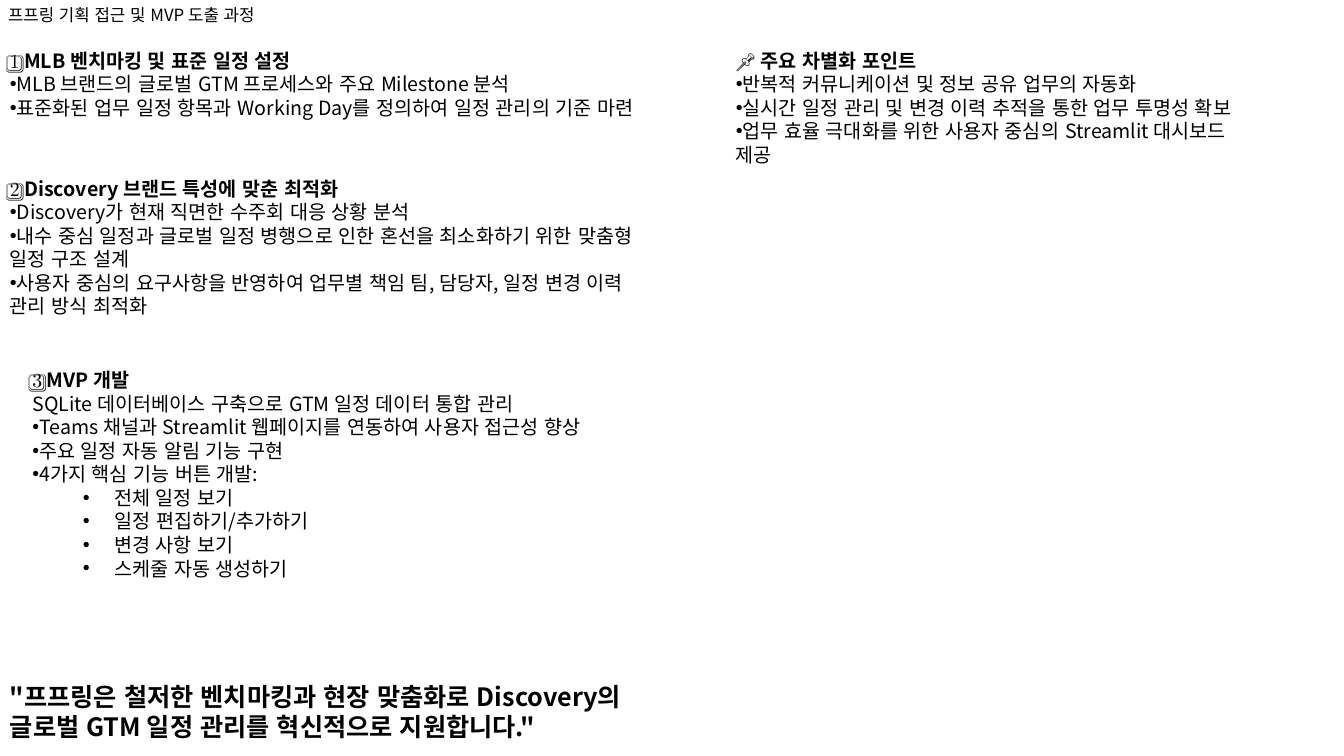
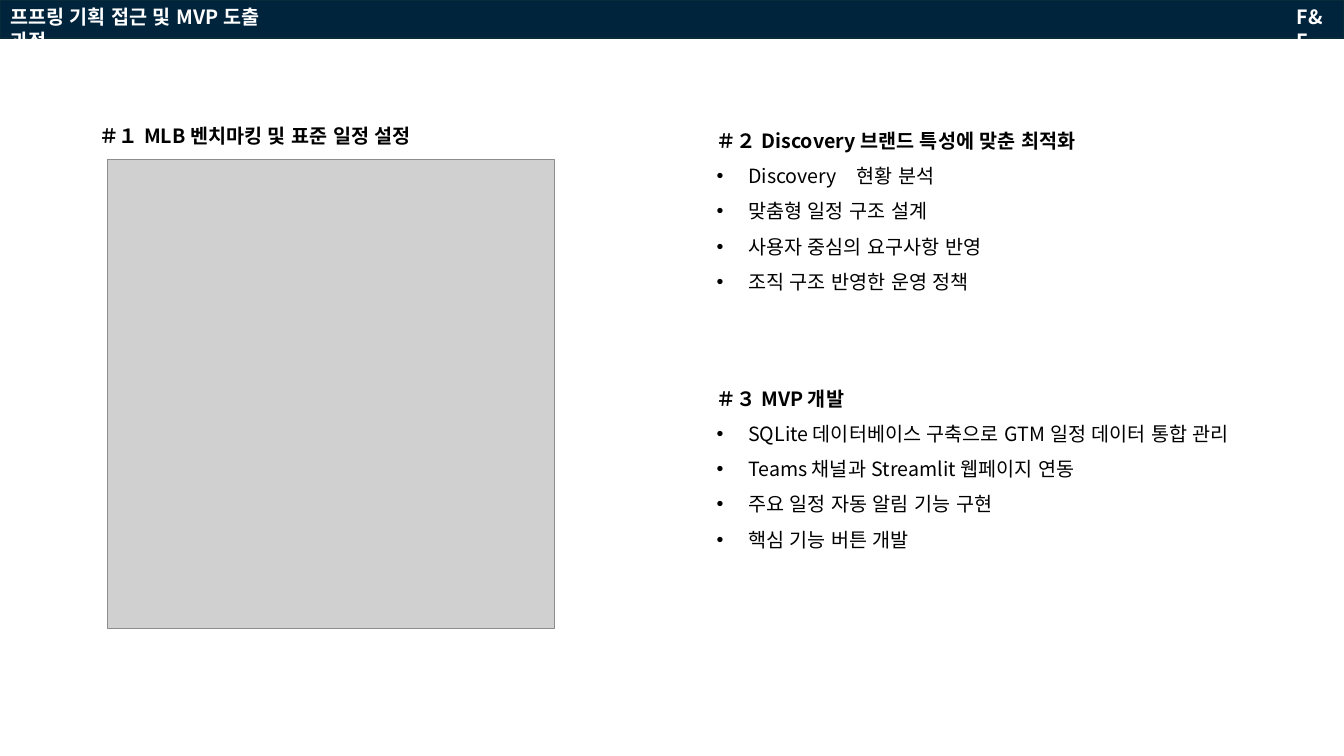
Before and after one commit to guangyean/gtm-alert-bot, a slide deck: slide 6 of 프프링🔔.pptx (slide 5 before the commit). Drawn at 1344x756 pixels with LibreOffice and Linux fonts; fonts in the diff are those of the drawing; grey boxes stand for pictures. Boxes give left, top, right and bottom in pixels: in the first picture for what was removed or moved away, otherwise in the second. Text is boxed around its words. In the diff, an @@ line names an element or a change of style, - is before the commit and + after.

```diff
--- a/프프링🔔.pptx
+++ b/프프링🔔.pptx
@@ text "프프링 기획 접근 및 MVP ..." at [10,7,259,39]: size 12 to 14 pt, text colour #000000 to #FFFFFF, bold on @@
@@ rectangle added at [0,0,1344,38], fill #01243D, outline #092A39 1.5 pt @@
@@ text added at [1297,9,1323,39], 14 pt, text #FFFFFF, bold @@
+F&F
@@ text removed at [743,51,1231,140] @@
-📌 주요 차별화 포인트
-• 반복적 커뮤니케이션 및 정보 공유 업무의 자동화
-• 실시간 일정 관리 및 변경 이력 추적을 통한 업무 투명성 확보
-• 업무 효율 극대화를 위한 사용자 중심의 Streamlit 대시보드 제공
@@ text at [99,126,411,145]: text changed; bold on @@
-1️⃣ MLB 벤치마킹 및 표준 일정 설정
-• MLB 브랜드의 글로벌 GTM 프로세스와 주요 Milestone 분석
-• 표준화된 업무 일정 항목과 Working Day를 정의하여 일정 관리의 기준 마련
+＃１ MLB 벤치마킹 및 표준 일정 설정
@@ text at [717,131,1075,291]: text changed @@
-2️⃣ Discovery 브랜드 특성에 맞춘 최적화
-• Discovery가 현재 직면한 수주회 대응 상황 분석
-• 내수 중심 일정과 글로벌 일정 병행으로 인한 혼선을 최소화하기 위한 맞춤형 일정 구조 설계
-• 사용자 중심의 요구사항을 반영하여 업무별 책임 팀, 담당자, 일정 변경 이력 관리 방식 최적화
+＃２ Discovery 브랜드 특성에 맞춘 최적화
+• Discovery 현황 분석
+• 맞춤형 일정 구조 설계
+• 사용자 중심의 요구사항 반영
+• 조직 구조 반영한 운영 정책
@@ picture added at [107,159,555,628] @@
@@ text "＃３ MVP 개발": place and size @@
-text "＃３ MVP 개발" at [32,370,581,578]
+text "＃３ MVP 개발" at [717,389,1229,549]
@@ text at [717,389,844,408]: text changed @@
-3️⃣ MVP 개발
+＃３ MVP 개발
@@ text at [748,424,1229,513]: bullet none to •; line spacing 1 to 1.5; indent changed @@
@@ text at [748,459,1074,478]: text changed @@
-• Teams 채널과 Streamlit 웹페이지를 연동하여 사용자 접근성 향상
+• Teams 채널과 Streamlit 웹페이지 연동
@@ text at [748,530,909,549]: text changed @@
-• 4가지 핵심 기능 버튼 개발:
-  • 전체 일정 보기
-  • 일정 편집하기/추가하기
-  • 변경 사항 보기
-  • 스케줄 자동 생성하기
+• 핵심 기능 버튼 개발
@@ text removed at [10,684,621,739] @@
-"프프링은 철저한 벤치마킹과 현장 맞춤화로 Discovery의 글로벌 GTM 일정 관리를 혁신적으로 지원합니다."
```
Also in this commit, not shown: 8 other slides changed, 2 slides added, 1 slide removed, 6 other files.
